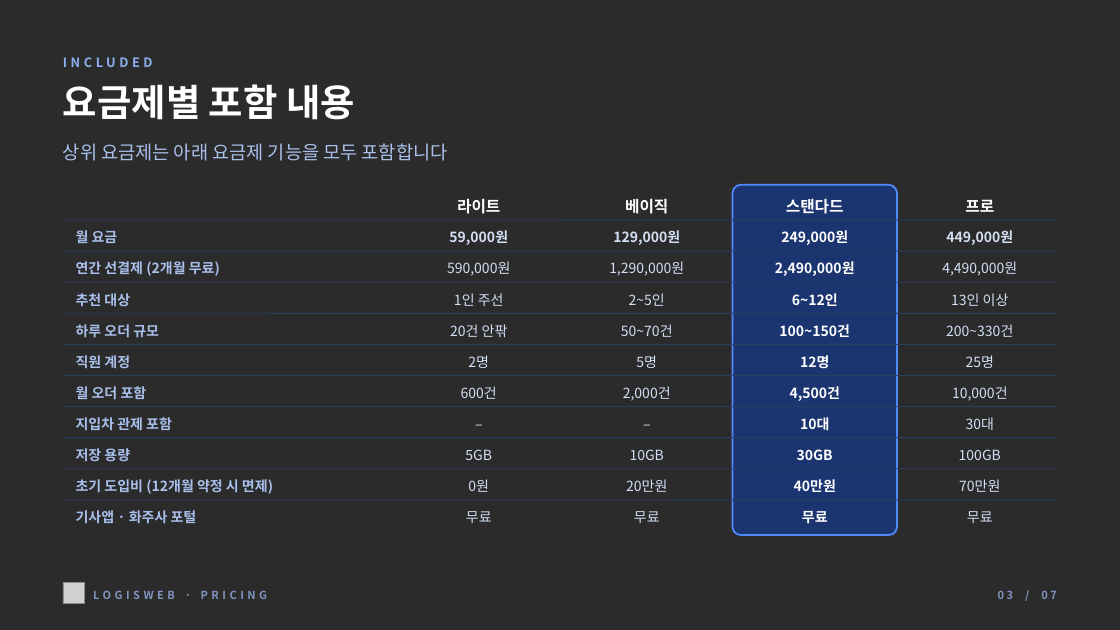
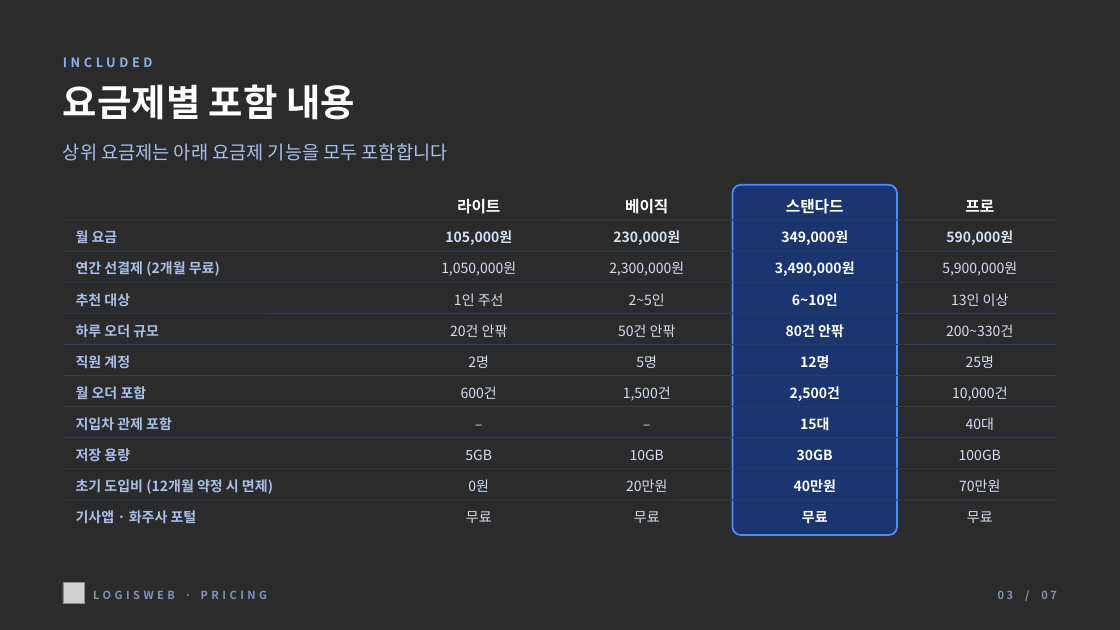
Before and after one commit to sungwoo0923/dispatch-app2, a slide deck: slide 3 of docs/ppt/로지스웹_요금안내_2026-11.pptx. Drawn at 1120x630 pixels with LibreOffice and Linux fonts; fonts in the diff are those of the drawing; grey boxes stand for pictures; background and template pictures are left out; a plain dark background stands for a picture behind light text. Boxes give left, top, right and bottom in pixels: in the first picture for what was removed or moved away, otherwise in the second. Text is boxed around its words. In the diff, an @@ line names an element or a change of style, - is before the commit and + after.

```diff
--- a/docs/ppt/로지스웹_요금안내_2026-11.pptx
+++ b/docs/ppt/로지스웹_요금안내_2026-11.pptx
@@ text at <box>445,230,512,245</box>: text changed @@
-59,000원
+105,000원
@@ text at <box>613,230,680,245</box>: text changed @@
-129,000원
+230,000원
@@ text at <box>781,230,848,245</box>: text changed @@
-249,000원
+349,000원
@@ text at <box>946,230,1013,245</box>: text changed @@
-449,000원
+590,000원
@@ text at <box>441,261,516,276</box>: text changed @@
-590,000원
+1,050,000원
@@ text at <box>609,261,684,276</box>: text changed @@
-1,290,000원
+2,300,000원
@@ text at <box>775,261,855,276</box>: text changed @@
-2,490,000원
+3,490,000원
@@ text at <box>942,261,1017,276</box>: text changed @@
-4,490,000원
+5,900,000원
@@ text at <box>792,293,838,306</box>: text changed @@
-6~12인
+6~10인
@@ text at <box>618,324,676,337</box>: text changed @@
-50~70건
+50건 안팎
@@ text at <box>786,324,844,338</box>: text changed @@
-100~150건
+80건 안팎
@@ text at <box>623,386,671,401</box>: text changed @@
-2,000건
+1,500건
@@ text at <box>790,386,840,401</box>: text changed @@
-4,500건
+2,500건
@@ text at <box>800,417,829,431</box>: text changed @@
-10대
+15대
@@ text at <box>966,417,994,430</box>: text changed @@
-30대
+40대
```
Also in this commit, not shown: 4 other slides changed, 6 other files.
